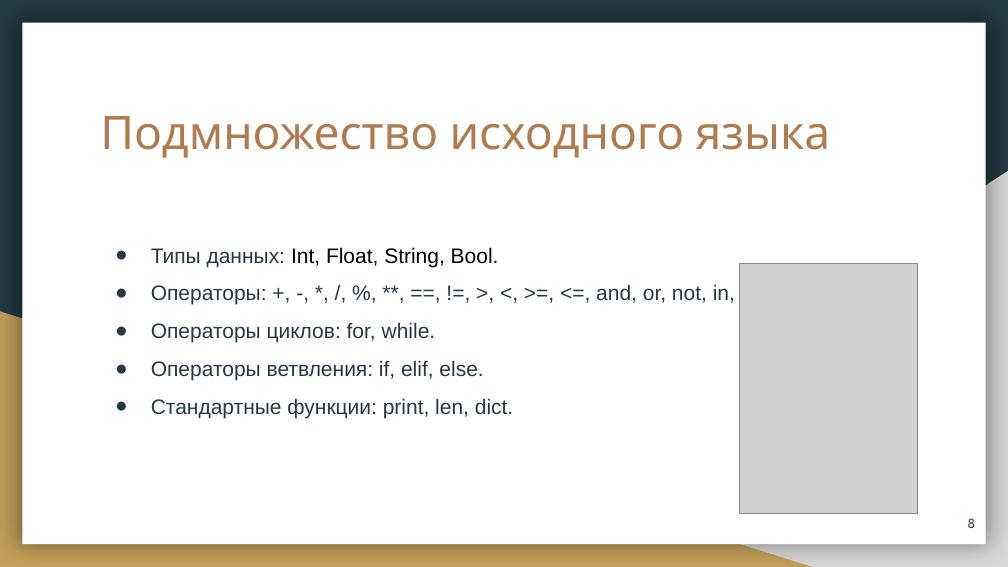
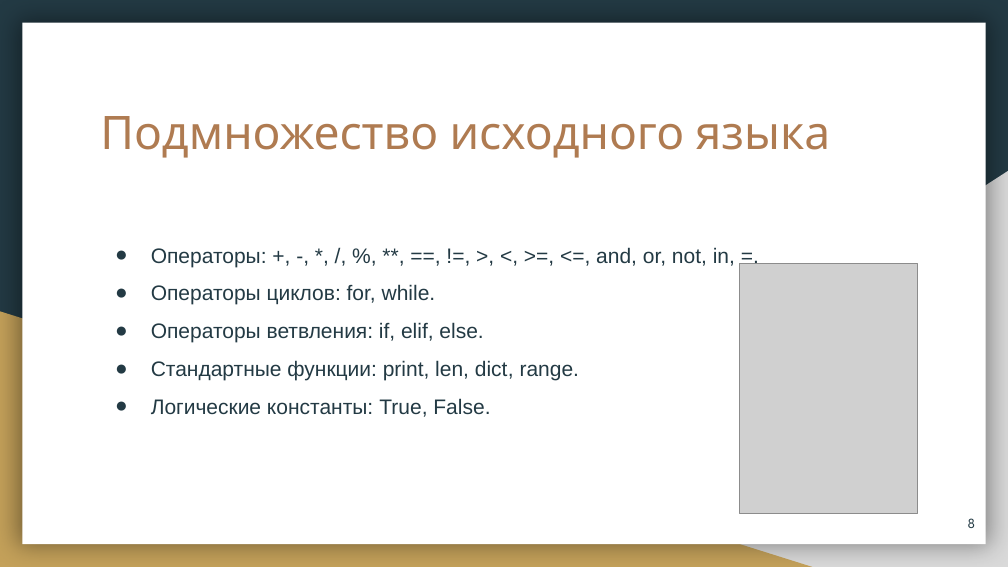
Before and after one commit to VladoCC/lupy, a slide deck: slide 8 of DOCS/REQUIREMENTS/Marketing Requirements Specification.pptx. Drawn at 1008x567 pixels with LibreOffice and Linux fonts; fonts in the diff are those of the drawing; grey boxes stand for pictures. Boxes give left, top, right and bottom in pixels: in the first picture for what was removed or moved away, otherwise in the second. Text is boxed around its words. In the diff, an @@ line names an element or a change of style, - is before the commit and + after.

```diff
--- a/DOCS/REQUIREMENTS/Marketing Requirements Specification.pptx
+++ b/DOCS/REQUIREMENTS/Marketing Requirements Specification.pptx
@@ text at box(151, 247, 499, 267): paragraph removed @@
-● Типы данных: Int, Float, String, Bool.
@@ text at box(151, 247, 735, 267): more space between paragraphs @@
@@ text at box(151, 360, 579, 417): text changed @@
-● Стандартные функции: print, len, dict.
+● Стандартные функции: print, len, dict, range.
+● Логические константы: True, False.
```
